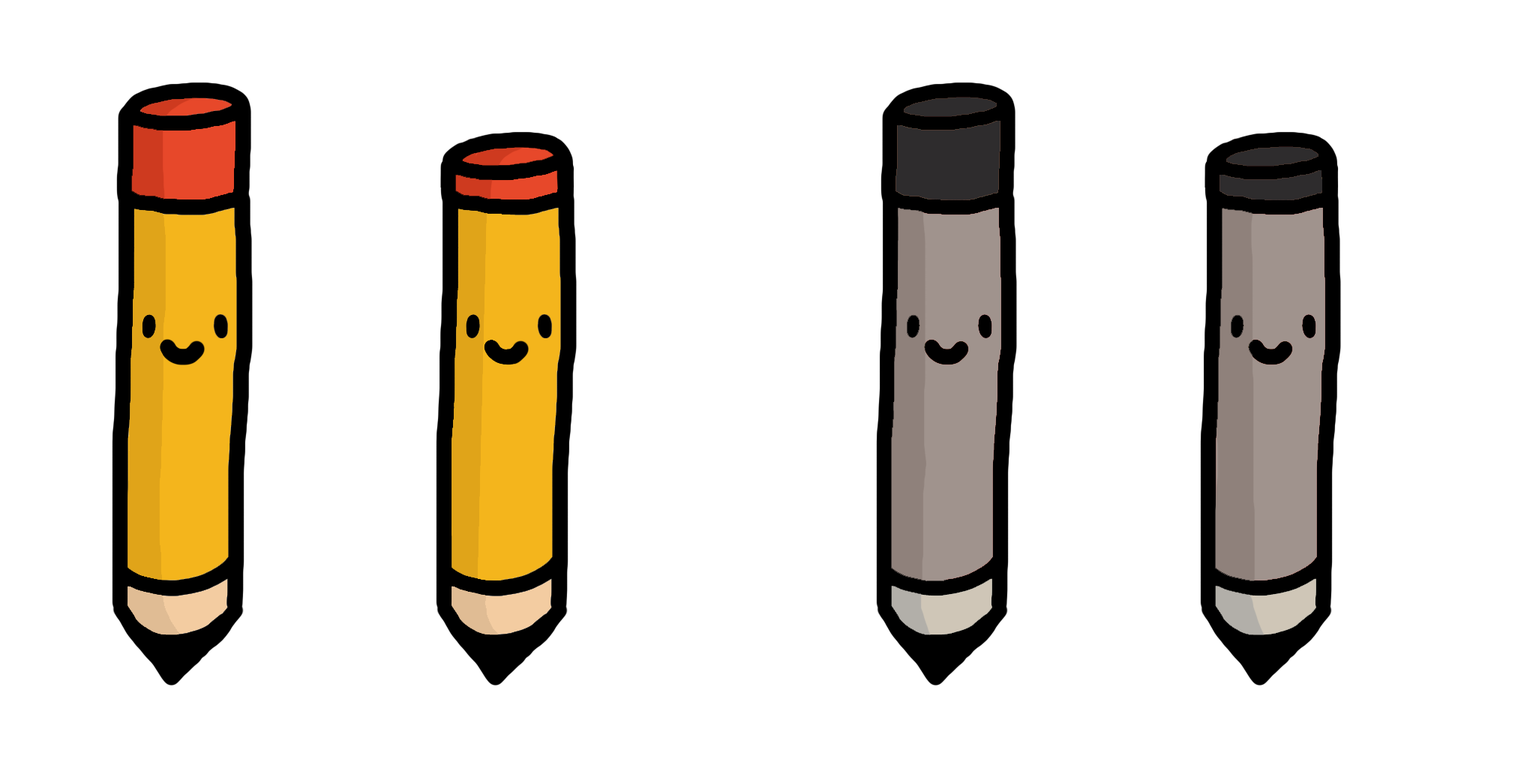
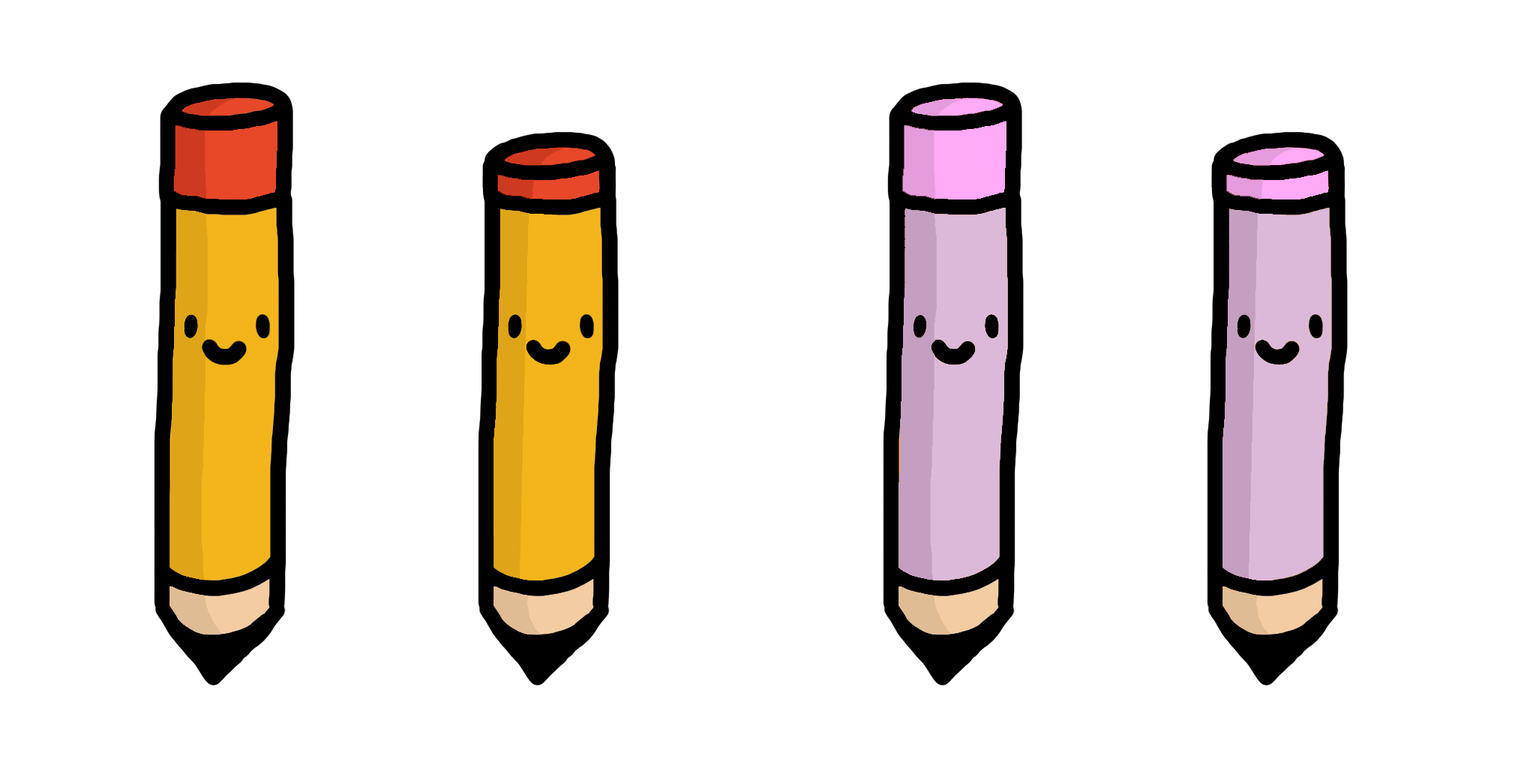
The second 1536 × 768 image is a revision of the first. Changes to its layers:
added layer "Layer 5" above "Layer 4" over 875, 81, 1348, 687
painted on "Layer 4" over 111, 81, 1348, 687
